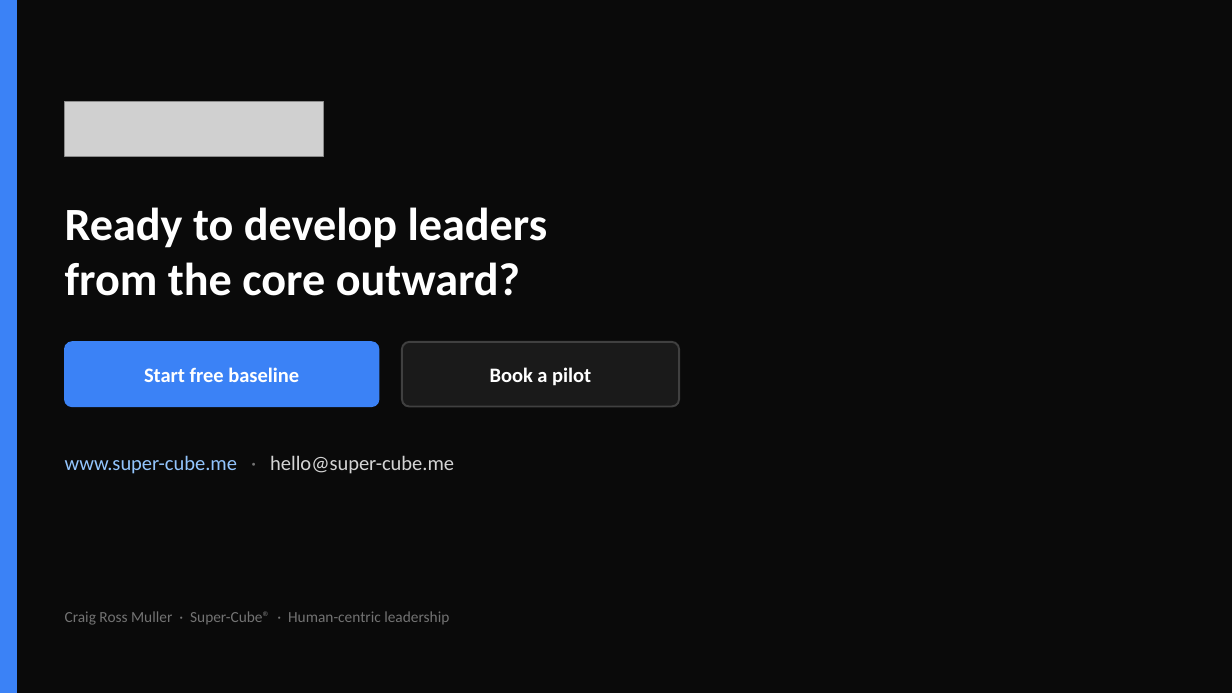
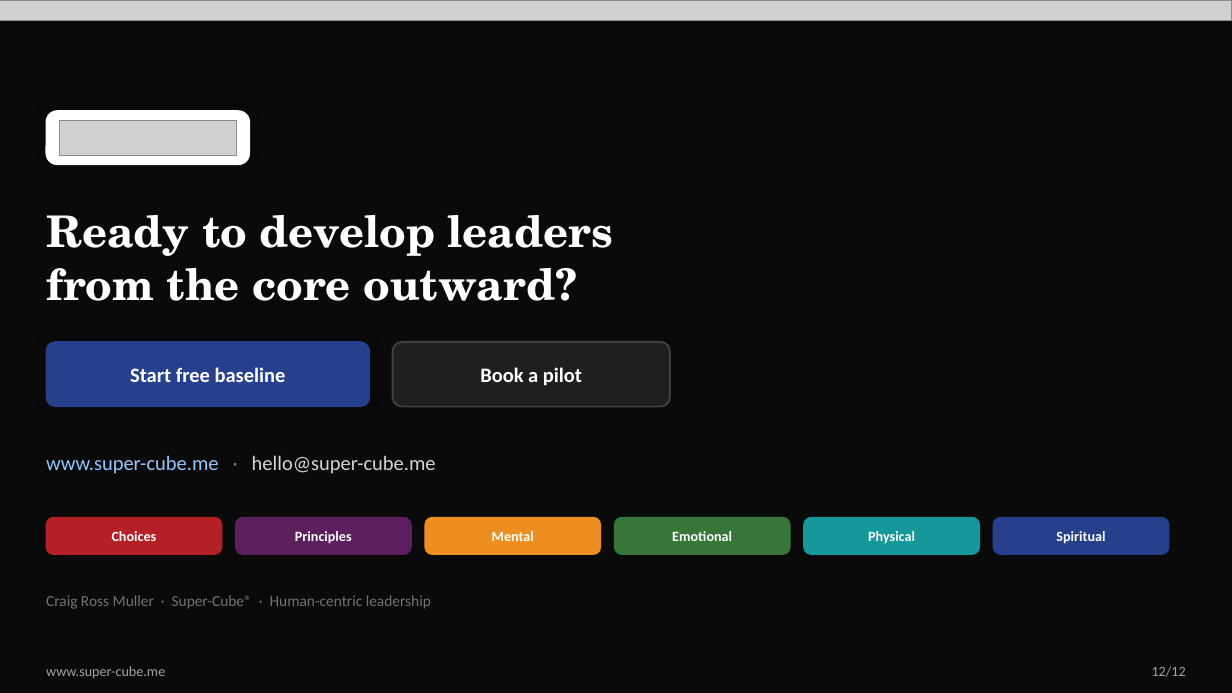
Before and after one commit to bigfivefoods/super-cube-website, a slide deck: slide 12 of public/downloads/super-cube-overview.pptx. Drawn at 1232x693 pixels with LibreOffice and Linux fonts; fonts in the diff are those of the drawing; grey boxes stand for pictures. Boxes give left, top, right and bottom in pixels: in the first picture for what was removed or moved away, otherwise in the second. Text is boxed around its words. In the diff, an @@ line names an element or a change of style, - is before the commit and + after.

Commit message:
Improve Super-Cube overview PPTX: rainbow header, philosophy–theory–model, footers
Rewrite generate-overview-pptx.mjs with construct-colour gradient headers,
logo-on-white-pill, Philosophy→Theory→Model slide, and www/page footers on all 12 slides.

```diff
--- a/public/downloads/super-cube-overview.pptx
+++ b/public/downloads/super-cube-overview.pptx
@@ rectangle removed at bbox=[0, 0, 17, 693] @@
@@ picture added at bbox=[0, 0, 1232, 20] @@
@@ rounded rectangle added at bbox=[46, 111, 250, 165], fill #FFFFFF, outline #FFFFFF 1 pt @@
@@ picture: place and size @@
-picture at bbox=[65, 102, 323, 156]
+picture at bbox=[59, 120, 237, 155]
@@ text "Ready to develop leaders": place and size @@
-text "Ready to develop leaders" at bbox=[65, 207, 548, 296]
+text "Ready to develop leaders" at bbox=[46, 215, 614, 301]
@@ text "Ready to develop leaders" at bbox=[46, 215, 614, 301]: size 36 to 34 pt, font Calibri to TeX Gyre Schola @@
@@ text "Start free baseline": place and size @@
-text "Start free baseline" at bbox=[144, 367, 299, 382]
+text "Start free baseline" at bbox=[130, 367, 286, 382]
@@ rounded rectangle: place and size @@
-rounded rectangle at bbox=[65, 342, 379, 407]
+rounded rectangle at bbox=[46, 342, 370, 407]
@@ rounded rectangle at bbox=[46, 342, 370, 407]: fill #3B82F6 to #26408C; outline #3B82F6 1 pt to #26408C 1 pt; shadow on; proportions changed @@
@@ text "Book a pilot": place and size @@
-text "Book a pilot" at bbox=[490, 367, 591, 386]
+text "Book a pilot" at bbox=[480, 367, 582, 386]
@@ rounded rectangle: place and size @@
-rounded rectangle at bbox=[402, 342, 679, 407]
+rounded rectangle at bbox=[393, 342, 670, 407]
@@ rounded rectangle at bbox=[393, 342, 670, 407]: fill #1A1A1A to #1F1F1F; proportions changed @@
@@ text "www.super-cube.me · hello@super-cube.me": place and size @@
-text "www.super-cube.me · hello@super-cube.me" at bbox=[65, 455, 454, 474]
+text "www.super-cube.me · hello@super-cube.me" at bbox=[46, 455, 436, 474]
@@ rounded rectangle added at bbox=[46, 518, 222, 555], fill #B32026, outline #B32026 1 pt @@
@@ text added at bbox=[112, 531, 157, 541], 11 pt, text #FFFFFF, bold @@
+Choices
@@ rounded rectangle added at bbox=[236, 518, 411, 555], fill #5D1F5E, outline #5D1F5E 1 pt @@
@@ text added at bbox=[295, 531, 352, 544], 11 pt, text #FFFFFF, bold @@
+Principles
@@ rounded rectangle added at bbox=[425, 518, 601, 555], fill #ED8F20, outline #ED8F20 1 pt @@
@@ text added at bbox=[492, 531, 534, 541], 11 pt, text #FFFFFF, bold @@
+Mental
@@ rounded rectangle added at bbox=[615, 518, 790, 555], fill #367638, outline #367638 1 pt @@
@@ text added at bbox=[672, 531, 732, 541], 11 pt, text #FFFFFF, bold @@
+Emotional
@@ rounded rectangle added at bbox=[804, 518, 980, 555], fill #16979A, outline #16979A 1 pt @@
@@ text added at bbox=[868, 531, 915, 544], 11 pt, text #FFFFFF, bold @@
+Physical
@@ rounded rectangle added at bbox=[994, 518, 1169, 555], fill #26408C, outline #26408C 1 pt @@
@@ text added at bbox=[1056, 531, 1105, 544], 11 pt, text #FFFFFF, bold @@
+Spiritual
@@ text "Craig Ross Muller · Super-Cube® ...": place and size @@
-text "Craig Ross Muller · Super-Cube® ..." at bbox=[65, 611, 449, 625]
+text "Craig Ross Muller · Super-Cube® ..." at bbox=[46, 595, 431, 609]
@@ text added at bbox=[46, 666, 165, 678], 11 pt, text #A3A3A3 @@
+www.super-cube.me
@@ text added at bbox=[1152, 666, 1186, 677], 11 pt, text #A3A3A3 @@
+12/12
```
Also in this commit, not shown: 9 other slides changed, 2 slides added, 2 slides removed, 4 other files.
